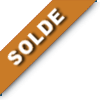
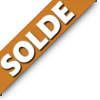
Before/after of a 100×100 layered artwork. What changed in the layer stack:
removed layer "Transformation" over (6, 6, 70, 69)
added layer "Pasted Layer" above "Drop Shadow" over (0, 0, 75, 77)
added layer "Drop Shadow" above "reduced-ribbon.png" over (0, 0, 77, 79)
